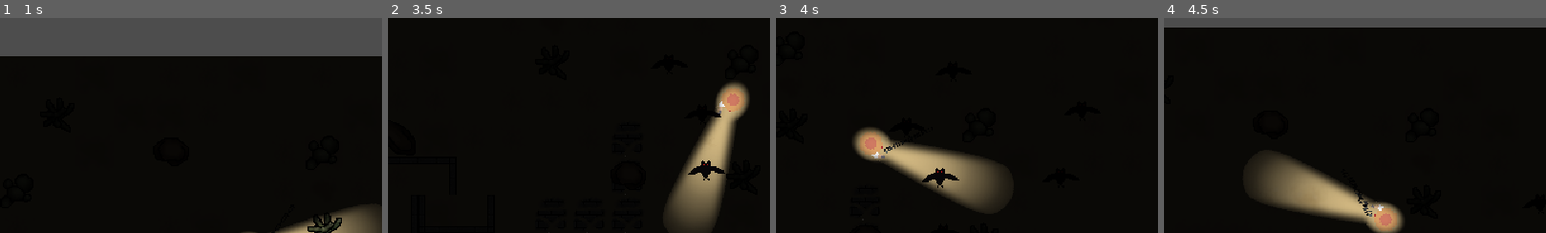
Above: before the commit, frames 1-4 (left to right).
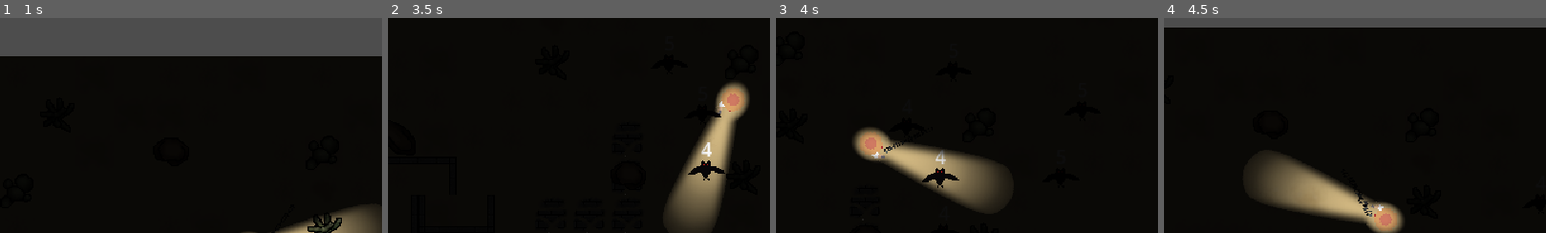
Above: after the commit, the same moments.

Repository: jakeupz/BloodArenaGameJam
Game: Godot game, scene res://Scenes/Main/main.tscn
Same seed, same stepped clock (60 frames per second), same inputs: the game is played once before the commit and once after it.
Inputs (mouse positions are % of the whole screen's width and height, from its top left):
- Up to frame 1 (1 s): tap Enter at 0.5 s; move the mouse to (72, 45) at 0.52 s; hold D (move_right) from 0.53 s (still down); click (72, 45) at 0.6 s
- Up to frame 2 (3.5 s): move the mouse to (30, 55) at 1.27 s; release D (move_right) at 1.28 s; hold S (move_down) 1.28-2.03 s; click (30, 55) at 1.35 s; move the mouse to (60, 28) at 2.02 s; hold D (move_right) 2.03-2.78 s; click (60, 28) at 2.1 s; move the mouse to (45, 70) at 2.77 s; hold W (move_up) from 2.78 s (still down); click (45, 70) at 2.85 s
- Up to frame 3 (4 s): move the mouse to (80, 65) at 3.52 s; release W (move_up) at 3.53 s; hold A (move_left) from 3.53 s (still down); click (80, 65) at 3.6 s
- Up to frame 4 (4.5 s): keep holding A (move_left); move the mouse to (20, 35) at 4.27 s; click (20, 35) at 4.35 s
The pictures show only the part of the screen within x 10-60%, y 0-50%; the shares and areas given below are measured in that part.

Frame 1 is identical in both runs. In frame 2, 0.1% of the frame differs, in the area x 82-85%, y 57-65%; in frame 3, less than 0.1%; in frame 4, less than 0.1%.
Error before the commit: Parse Error: Expected indented block after function declaration. (res://Scenes/Enemies/Bat.gd:7)

Commit message:
Fixing data type bug on bat

Diff:
--- a/Scenes/Enemies/Bat.gd
+++ b/Scenes/Enemies/Bat.gd
@@ -6,6 +6,7 @@
 
 func _process(_delta):
 	# Update the bat debugging health
+	$Bat/BatHealthLabel.text = str(health)
 	#end _process
 
 
